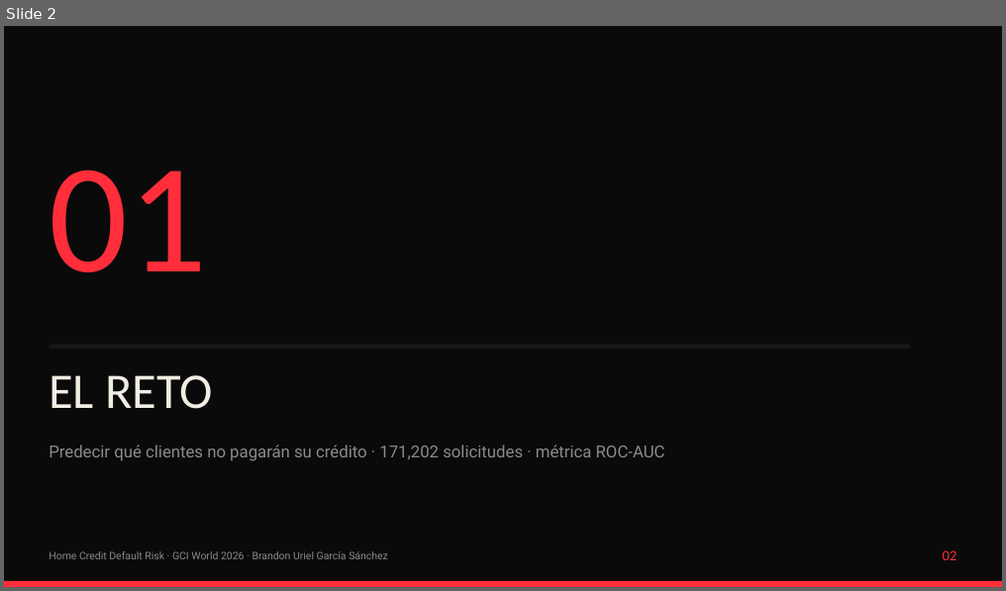
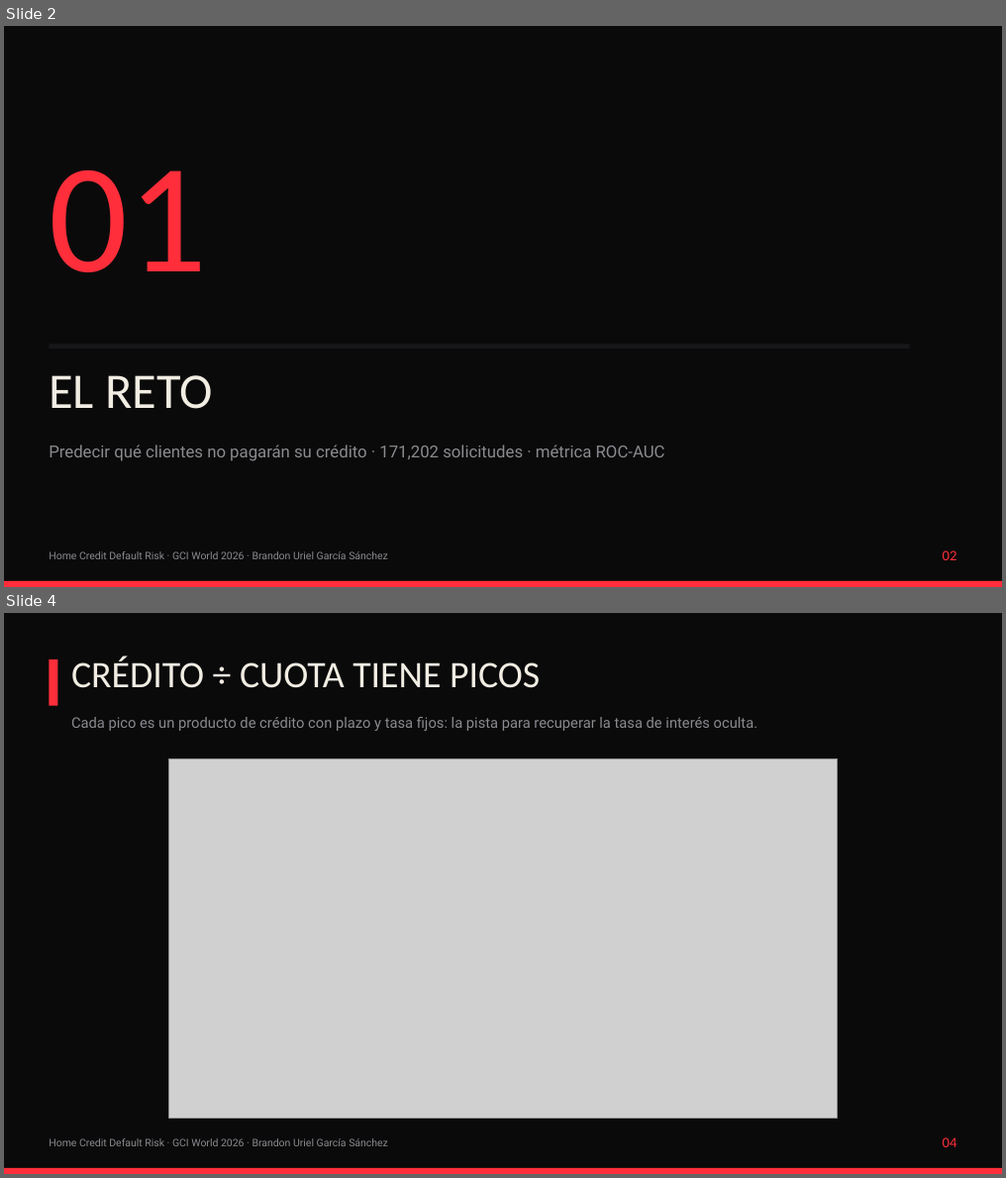
Before and after one commit to CatoXP/portfolio-data-science, a slide deck: proyectos/home-credit-default-risk-gci-utokyo/slides/home_credit_deck.pptx. Shown one above the other, each under a label of ours: slide 2 before the commit, slides 2 and 4 after it; the slides between them are not shown. The pictures are 1006x591 and 1006x1178 pixels, drawn with LibreOffice and Linux fonts; fonts in the diff are those of the drawing; grey boxes stand for pictures. Boxes give left, top, right and bottom in pixels: in the first picture for what was removed or moved away, otherwise in the second. Text is boxed around its words. In the diff, an @@ line names an element or a change of style, - is before the commit and + after.

```diff
--- a/proyectos/home-credit-default-risk-gci-utokyo/slides/home_credit_deck.pptx
+++ b/proyectos/home-credit-default-risk-gci-utokyo/slides/home_credit_deck.pptx
@@ slide 4 added at [4,613,1002,1174], background #0A0A0B @@
@@ rectangle added at [49,660,57,706], fill #FF2E3A @@
@@ text added at [71,657,540,688], 36 pt, text #F2EDE3 @@
+CRÉDITO ÷ CUOTA TIENE PICOS
@@ text added at [71,717,757,731], 14 pt, text #8A8A8F @@
+Cada pico es un producto de crédito con plazo y tasa fijos: la pista para recuperar la tasa de interés oculta.
@@ picture added at [168,759,838,1118] @@
@@ text added at [49,1139,388,1147], 10 pt, text #8A8A8F @@
+Home Credit Default Risk · GCI World 2026 · Brandon Uriel García Sánchez
@@ text added at [943,1138,957,1148], 14 pt, text #FF2E3A @@
+04
@@ rectangle added at [4,1168,1002,1174], fill #FF2E3A @@
```
Also in this commit, not shown: 6 slides changed, 3 other files.
